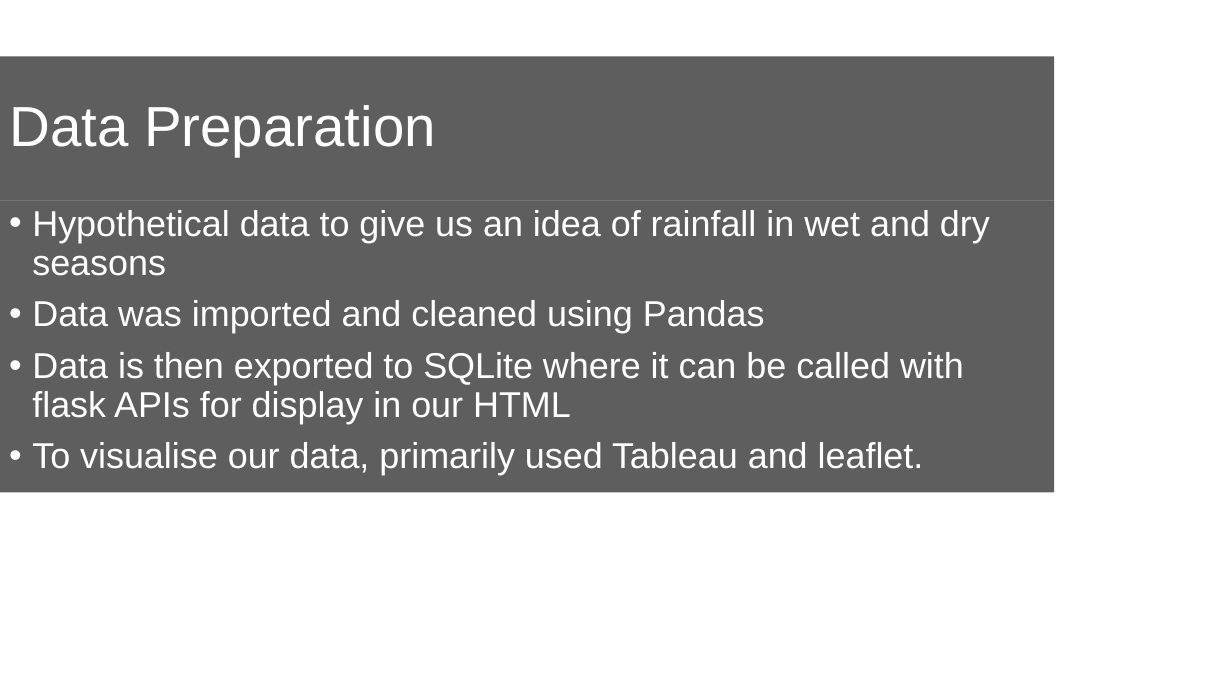
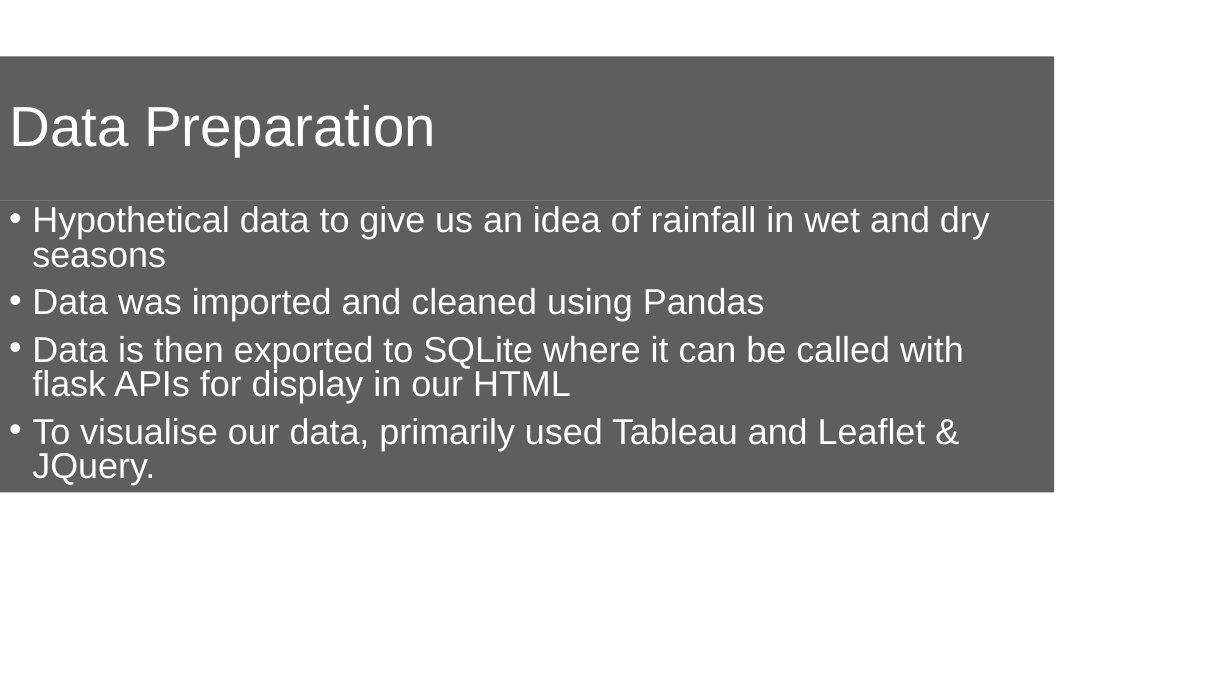
Before and after one commit to EpicTomatoSauce/uwa_final_project, a slide deck: slide 4 of UWA Final Project.pptx. Drawn at 1232x693 pixels with LibreOffice and Linux fonts; fonts in the diff are those of the drawing; background and template pictures are left out. Boxes give left, top, right and bottom in pixels: in the first picture for what was removed or moved away, otherwise in the second. Text is boxed around its words. In the diff, an @@ line names an element or a change of style, - is before the commit and + after.

```diff
--- a/UWA Final Project.pptx
+++ b/UWA Final Project.pptx
@@ text at [32,206,990,403]: line spacing 0.9 to 0.8 @@
@@ text at [32,418,926,485]: text changed @@
-• To visualise our data, primarily used Tableau and leaflet.
+• To visualise our data, primarily used Tableau and Leaflet & JQuery.
```
Also in this commit, not shown: 5 other slides changed, 1 other file.
